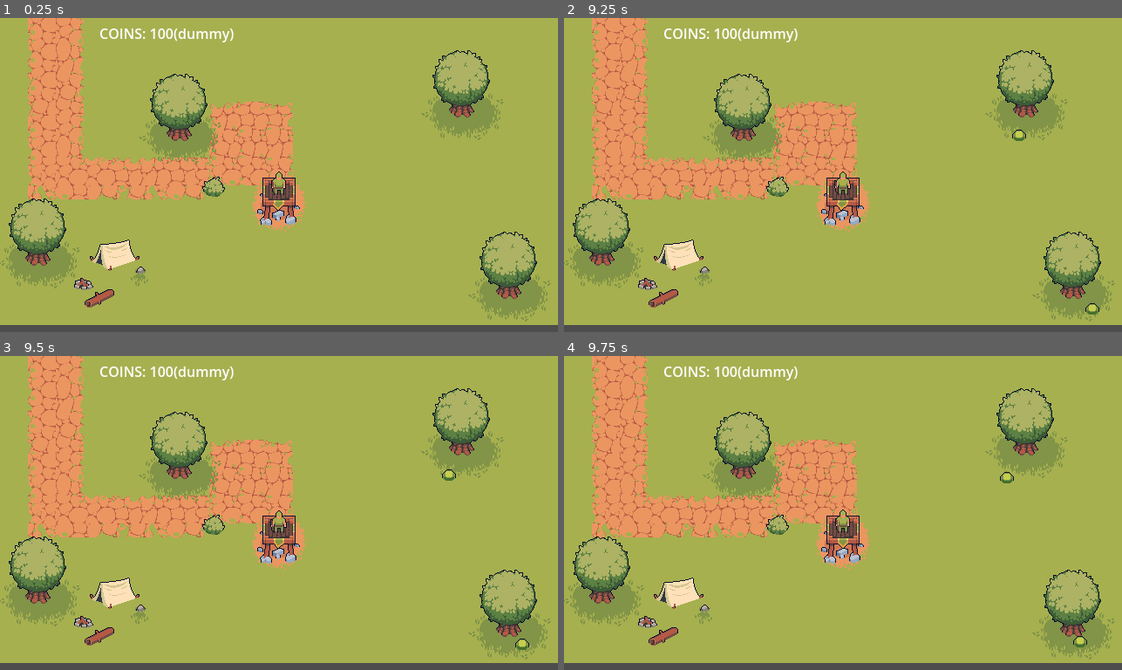
Above: before the commit, frames 1-4 (two rows, left to right).
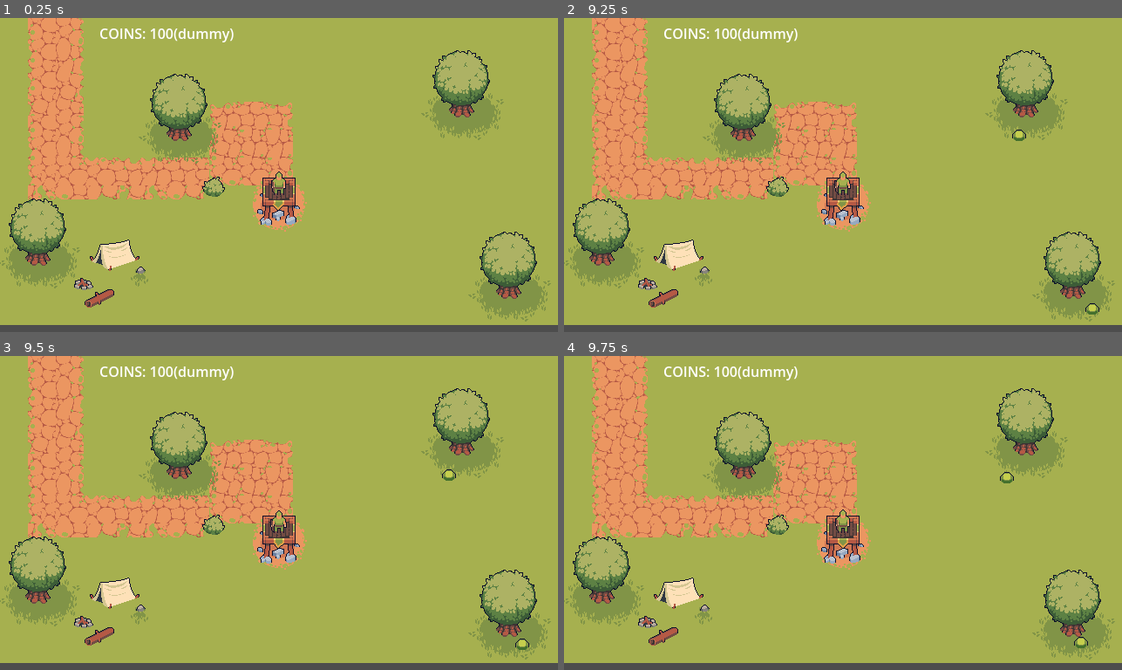
Above: after the commit, the same moments.

Repository: ButbkaDrug/easter_jam_with_ales
Game: Godot game, scene res://dev_main.tscn
Same seed, same stepped clock (60 frames per second), same inputs: the game is played once before the commit and once after it.
Inputs:
- Up to frame 1 (0.25 s): no input
- Up to frame 2 (9.25 s): tap Enter at 3.5 s
- Up to frame 3 (9.5 s): no input
- Up to frame 4 (9.75 s): no input

Frames 1-3 are identical in both runs. In frame 4, less than 0.1% of the frame differs, in the area x 91-94%, y 89-94%.

Commit message:
refactored trees to be Y sorted

Diff:
--- a/scenes/levels/level_01/level_01.tscn
+++ b/scenes/levels/level_01/level_01.tscn
@@ -273,11 +273,18 @@
 [sub_resource type="TileSet" id="TileSet_fi7ee"]
 sources/0 = SubResource("TileSetAtlasSource_h7puh")
 
+[sub_resource type="AtlasTexture" id="AtlasTexture_7mo7t"]
+atlas = ExtResource("2_15mrc")
+
+[sub_resource type="CapsuleShape2D" id="CapsuleShape2D_7f7yp"]
+radius = 11.0
+
 [sub_resource type="RectangleShape2D" id="RectangleShape2D_7f7yp"]
 size = Vector2(8.246307, 6.0921326)
 
-[sub_resource type="AtlasTexture" id="AtlasTexture_7mo7t"]
-atlas = ExtResource("2_15mrc")
+[sub_resource type="CapsuleShape2D" id="CapsuleShape2D_dic8d"]
+
+[sub_resource type="CapsuleShape2D" id="CapsuleShape2D_cxytl"]
 
 [node name="Level01" type="Node" unique_id=816955264]
 
@@ -285,6 +292,24 @@
 tile_map_data = PackedByteArray("AAAAAAAAAAAKAAgAAAAAAAEAAAAKAAgAAAAAAAIAAAAKAAgAAAAAAAMAAAAKAAgAAAAAAAQAAAAKAAgAAAAAAA …(14000 unchanged characters)…
 tile_set = SubResource("TileSet_fi7ee")
 
+[node name="Shadows" type="Node" parent="." unique_id=818293767]
+
+[node name="Shadow" type="Sprite2D" parent="Shadows" unique_id=1450460413]
+position = Vector2(44, 279)
+texture = ExtResource("6_x8ff0")
+
+[node name="Shadow2" type="Sprite2D" parent="Shadows" unique_id=1858811121]
+position = Vector2(584, 317)
+texture = ExtResource("6_x8ff0")
+
+[node name="Shadow3" type="Sprite2D" parent="Shadows" unique_id=1213461813]
+position = Vector2(530, 109)
+texture = ExtResource("6_x8ff0")
+
+[node name="Shadow4" type="Sprite2D" parent="Shadows" unique_id=1620618520]
+position = Vector2(206, 136)
+texture = ExtResource("6_x8ff0")
+
 [node name="Grass_01" type="Sprite2D" parent="." unique_id=1531227481]
 position = Vector2(189, 143)
 texture = ExtResource("2_7f7yp")
@@ -301,64 +326,68 @@
 position = Vector2(161, 289)
 texture = ExtResource("5_pqr1j")
 
-[node name="TreeGroup" type="Node2D" parent="." unique_id=1626944014]
-
-[node name="Shadow" type="Sprite2D" parent="TreeGroup" unique_id=1450460413]
-position = Vector2(44, 279)
-texture = ExtResource("6_x8ff0")
-
-[node name="Tree" type="Sprite2D" parent="TreeGroup" unique_id=951006835]
+[node name="Fireplace" type="Sprite2D" parent="." unique_id=671145199]
+position = Vector2(96, 305)
+texture = SubResource("AtlasTexture_7mo7t")
+
+[node name="Log_01" type="Sprite2D" parent="." unique_id=930545731]
+position = Vector2(114, 321)
+texture = ExtResource("9_n50fv")
+
+[node name="Tent_01" type="Sprite2D" parent="." unique_id=2029472492]
+position = Vector2(131, 272)
+texture = ExtResource("10_s4sw7")
+
+[node name="Trees" type="Node" parent="." unique_id=1938450241]
+
+[node name="Tree1" type="StaticBody2D" parent="Trees" unique_id=1112563307]
+y_sort_enabled = true
+metadata/_edit_group_ = true
+
+[node name="Tree" type="Sprite2D" parent="Trees/Tree1" unique_id=951006835]
 position = Vector2(43, 245)
 texture = ExtResource("7_3b8aa")
 
-[node name="TreeGroup4" type="StaticBody2D" parent="." unique_id=70687814]
+[node name="CollisionShape2D" type="CollisionShape2D" parent="Trees/Tree1" unique_id=1663566776]
+position = Vector2(43, 269)
+shape = SubResource("CapsuleShape2D_7f7yp")
+
+[node name="Tree2" type="StaticBody2D" parent="Trees" unique_id=70687814]
+y_sort_enabled = true
 position = Vector2(162, -143)
-
-[node name="Shadow" type="Sprite2D" parent="TreeGroup4" unique_id=1620618520]
-position = Vector2(44, 279)
-texture = ExtResource("6_x8ff0")
-
-[node name="Tree" type="Sprite2D" parent="TreeGroup4" unique_id=2131705843]
+metadata/_edit_group_ = true
+
+[node name="Tree" type="Sprite2D" parent="Trees/Tree2" unique_id=2131705843]
 position = Vector2(43, 245)
 texture = ExtResource("7_3b8aa")
 
-[node name="Trunk" type="CollisionShape2D" parent="TreeGroup4" unique_id=591169719]
+[node name="Trunk" type="CollisionShape2D" parent="Trees/Tree2" unique_id=591169719]
 position = Vector2(42.5, 274.19308)
 scale = Vector2(2.5465944, 3.3463123)
 shape = SubResource("RectangleShape2D_7f7yp")
 
-[node name="TreeGroup3" type="Node2D" parent="." unique_id=540686779]
+[node name="Tree3" type="StaticBody2D" parent="Trees" unique_id=759682732]
+y_sort_enabled = true
 position = Vector2(486, -170)
 metadata/_edit_group_ = true
 
-[node name="Shadow" type="Sprite2D" parent="TreeGroup3" unique_id=1213461813]
-position = Vector2(44, 279)
-texture = ExtResource("6_x8ff0")
-
-[node name="Tree" type="Sprite2D" parent="TreeGroup3" unique_id=2138504078]
+[node name="Tree" type="Sprite2D" parent="Trees/Tree3" unique_id=2138504078]
 position = Vector2(43, 245)
 texture = ExtResource("7_3b8aa")
 
-[node name="TreeGroup2" type="Node2D" parent="." unique_id=1774607446]
+[node name="CollisionShape2D" type="CollisionShape2D" parent="Trees/Tree3" unique_id=2074488259]
+position = Vector2(44, 268)
+shape = SubResource("CapsuleShape2D_dic8d")
+
+[node name="Tree4" type="StaticBody2D" parent="Trees" unique_id=1686776587]
+y_sort_enabled = true
 position = Vector2(540, 38)
 metadata/_edit_group_ = true
 
-[node name="Shadow" type="Sprite2D" parent="TreeGroup2" unique_id=1858811121]
-position = Vector2(44, 279)
-texture = ExtResource("6_x8ff0")
-
-[node name="Tree" type="Sprite2D" parent="TreeGroup2" unique_id=829628132]
+[node name="Tree" type="Sprite2D" parent="Trees/Tree4" unique_id=829628132]
 position = Vector2(43, 245)
 texture = ExtResource("7_3b8aa")
 
-[node name="Fireplace" type="Sprite2D" parent="." unique_id=671145199]
-position = Vector2(96, 305)
-texture = SubResource("AtlasTexture_7mo7t")
-
-[node name="Log_01" type="Sprite2D" parent="." unique_id=930545731]
-position = Vector2(114, 321)
-texture = ExtResource("9_n50fv")
-
-[node name="Tent_01" type="Sprite2D" parent="." unique_id=2029472492]
-position = Vector2(131, 272)
-texture = ExtResource("10_s4sw7")
+[node name="CollisionShape2D" type="CollisionShape2D" parent="Trees/Tree4" unique_id=49434160]
+position = Vector2(44, 270)
+shape = SubResource("CapsuleShape2D_cxytl")
